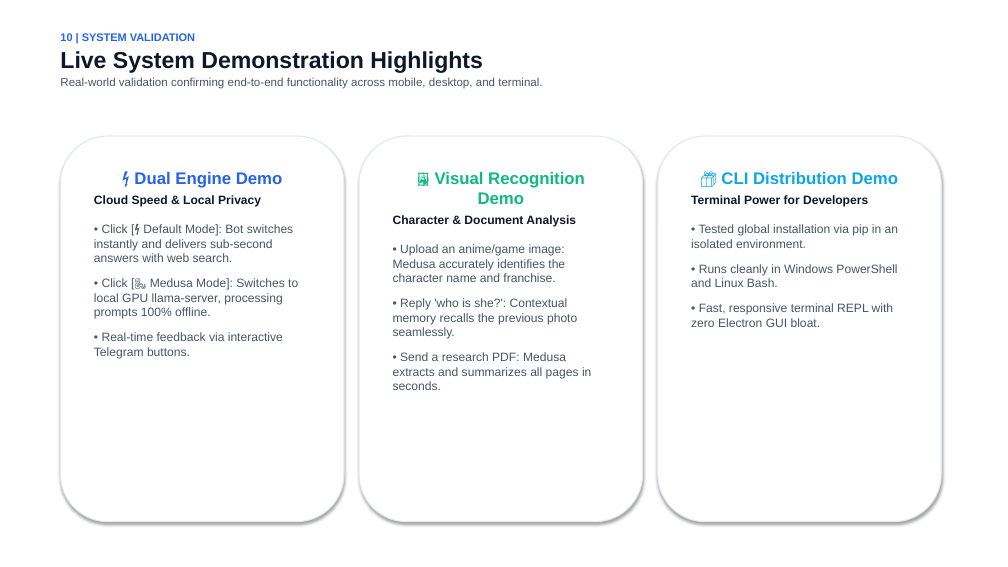
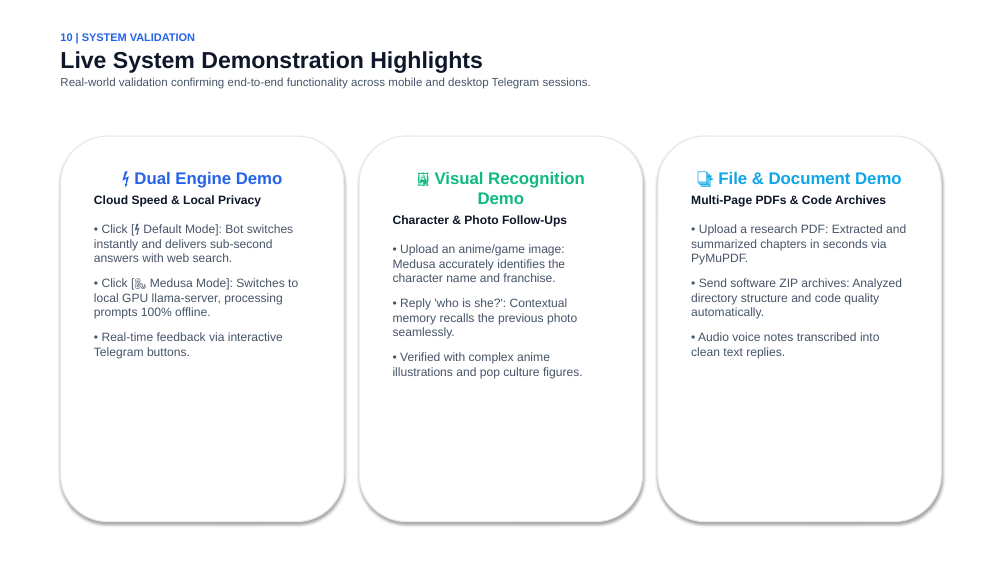
Before and after one commit to w4simg/medusa-ai, a slide deck: slide 11 of Medusa_AI_Presentation.pptx. Drawn at 1008x567 pixels with LibreOffice and Linux fonts; fonts in the diff are those of the drawing. Boxes give left, top, right and bottom in pixels: in the first picture for what was removed or moved away, otherwise in the second. Text is boxed around its words. In the diff, an @@ line names an element or a change of style, - is before the commit and + after.

Commit message:
docs(presentation): focus presentation 100% on Telegram Bot and replace CLI slide

```diff
--- a/Medusa_AI_Presentation.pptx
+++ b/Medusa_AI_Presentation.pptx
@@ text at [60, 77, 591, 89]: text changed @@
-Real-world validation confirming end-to-end functionality across mobile, desktop, and terminal.
+Real-world validation confirming end-to-end functionality across mobile and desktop Telegram sessions.
@@ text in rounded rectangle at [691, 172, 906, 358]: text changed @@
-📦 CLI Distribution Demo
-Terminal Power for Developers
-• Tested global installation via pip in an isolated environment.
-• Runs cleanly in Windows PowerShell and Linux Bash.
-• Fast, responsive terminal REPL with zero Electron GUI bloat.
+📑 File & Document Demo
+Multi-Page PDFs & Code Archives
+• Upload a research PDF: Extracted and summarized chapters in seconds via PyMuPDF.
+• Send software ZIP archives: Analyzed directory structure and code quality automatically.
+• Audio voice notes transcribed into clean text replies.
@@ text in rounded rectangle at [393, 215, 567, 227]: text changed @@
-Character & Document Analysis
+Character & Photo Follow-Ups
@@ text in rounded rectangle at [393, 352, 583, 378]: text changed @@
-• Send a research PDF: Medusa extracts and summarizes all pages in seconds.
+• Verified with complex anime illustrations and pop culture figures.
```
Also in this commit, not shown: 8 other slides changed, 2 other files.
